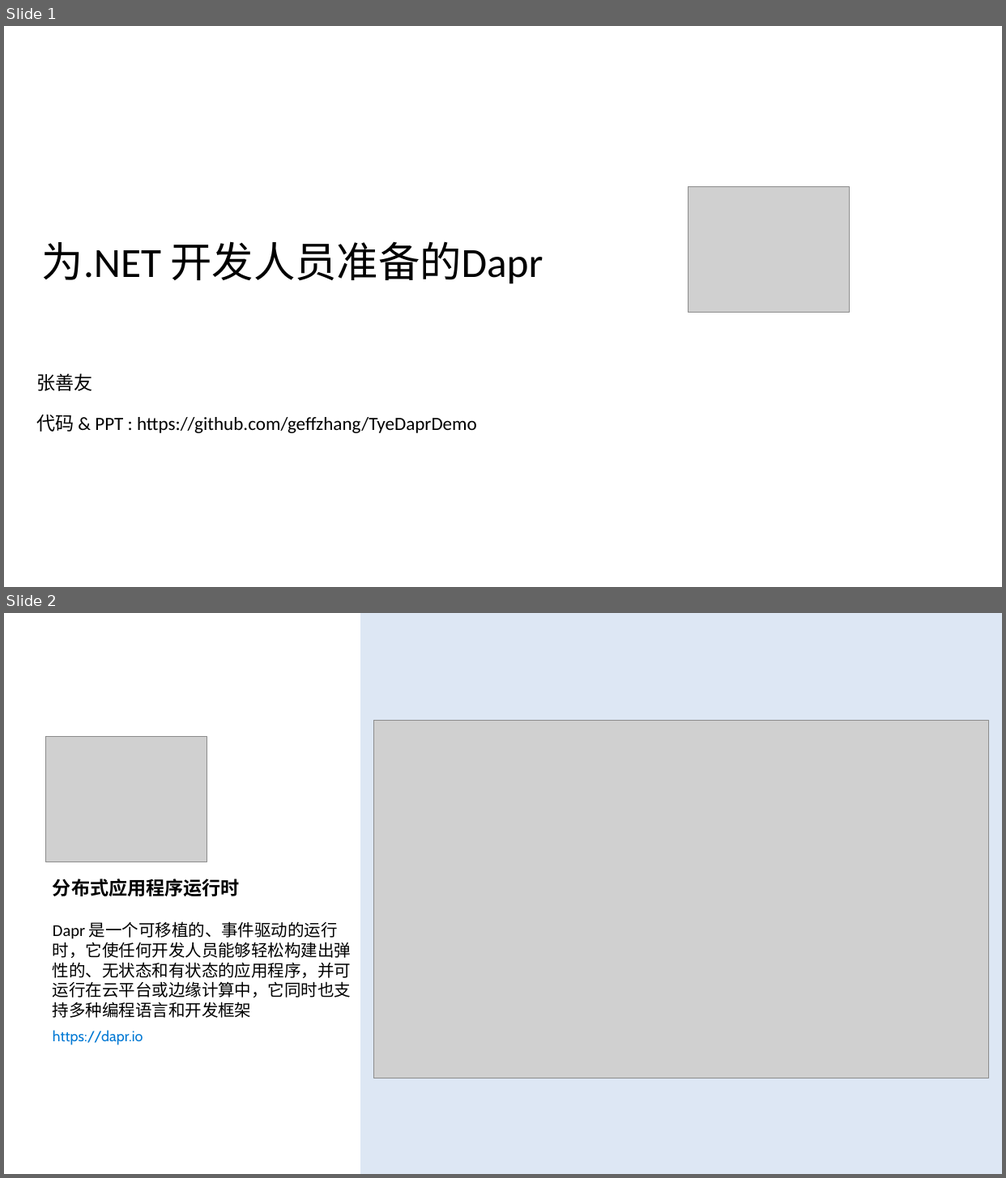
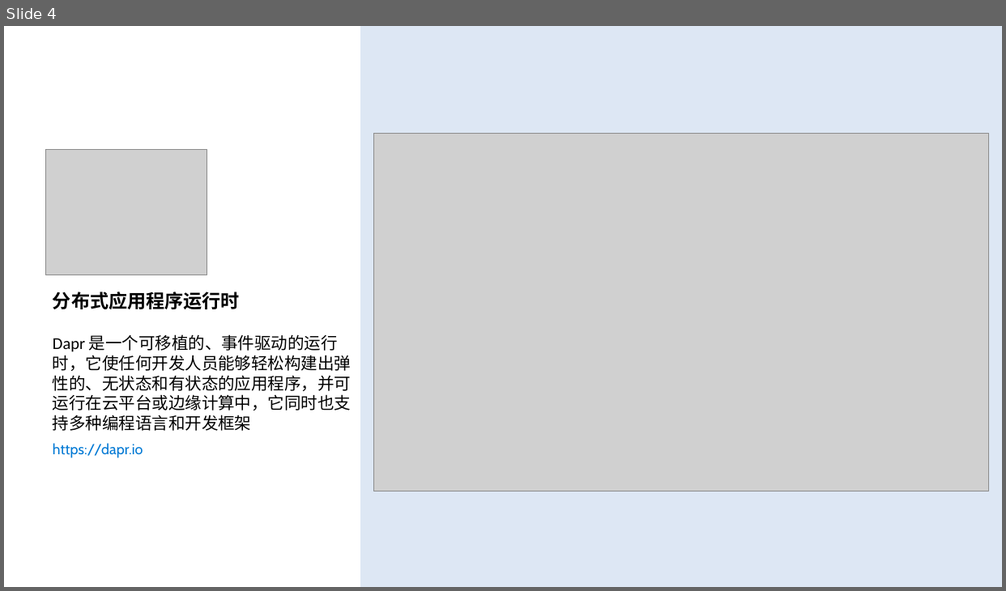
Before and after one commit to geffzhang/TyeDaprDemo, a slide deck: slides.pptx. Shown one above the other, each under a label of ours: slides 1 and 2 before the commit, slide 4 after it. The pictures are 1006x1178 and 1006x591 pixels, drawn with LibreOffice and Linux fonts; fonts in the diff are those of the drawing; grey boxes stand for pictures. Boxes give left, top, right and bottom in pixels: in the first picture for what was removed or moved away, otherwise in the second. Text is boxed around its words. In the diff, an @@ line names an element or a change of style, - is before the commit and + after.

```diff
--- a/slides.pptx
+++ b/slides.pptx
@@ slide 1 removed at <box>4,26,1002,587</box>, background #FFFFFF @@
@@ picture removed at <box>688,187,849,313</box> @@
@@ title removed at <box>42,241,543,284</box> @@
-为.NET 开发人员准备的Dapr
@@ text removed at <box>36,373,477,433</box> @@
-张善友
-代码 & PPT : https://github.com/geffzhang/TyeDaprDemo
@@ what was slide 2 is now slide 4 @@
```
Also in this commit, not shown: 1 slide changed, 6 slides added.
